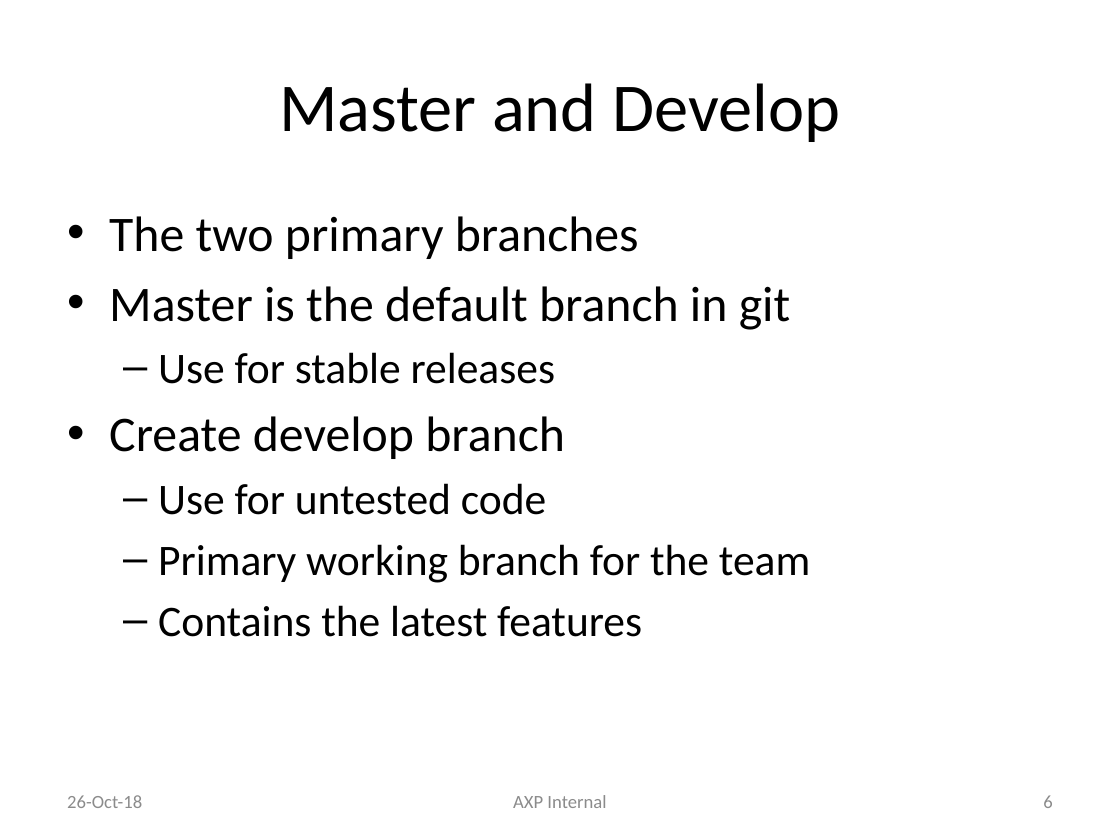
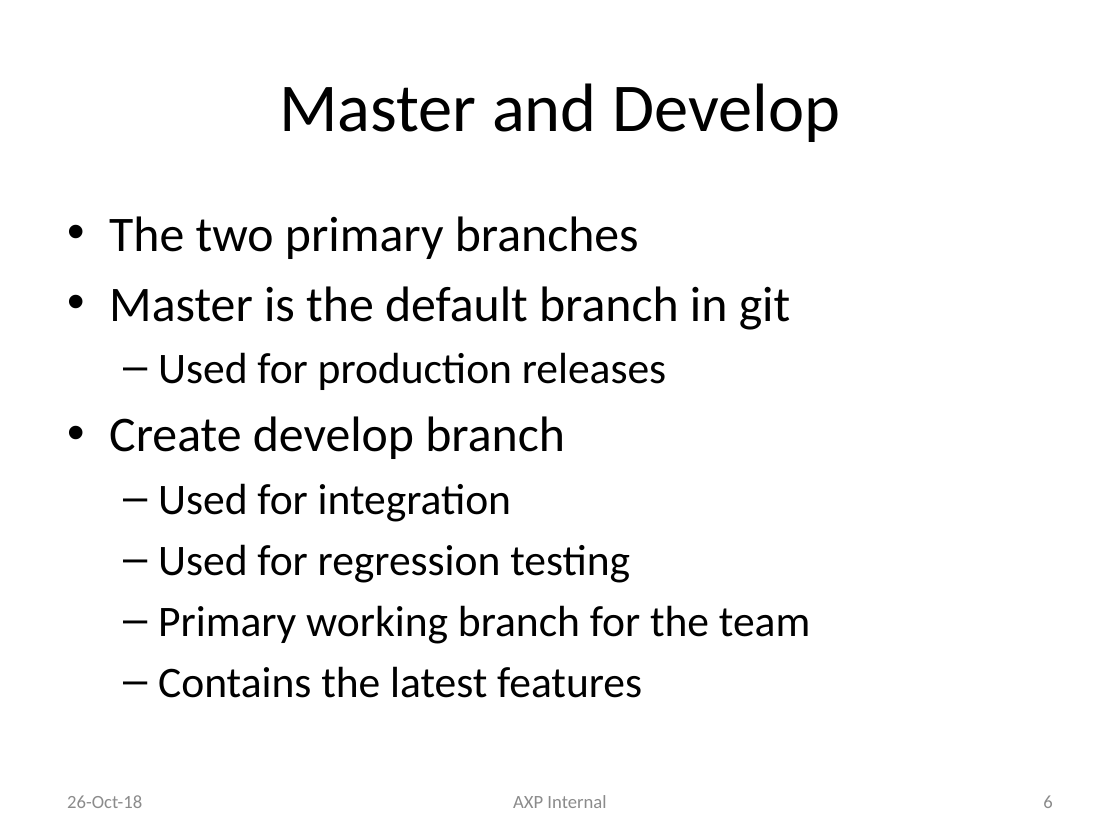
Before and after one commit to liyuan6006/GitStrategies, a slide deck: slide 6 of Branching.pptx. Drawn at 1120x840 pixels with LibreOffice and Linux fonts; fonts in the diff are those of the drawing. Boxes give left, top, right and bottom in pixels: in the first picture for what was removed or moved away, otherwise in the second. Text is boxed around its words. In the diff, an @@ line names an element or a change of style, - is before the commit and + after.

Commit message:
update ppt

```diff
--- a/Branching.pptx
+++ b/Branching.pptx
@@ text at [158, 352, 666, 390]: text changed @@
-  – Use for stable releases
+  – Used for production releases
@@ text at [158, 483, 630, 583]: text changed @@
-  – Use for untested code
+  – Used for integration
+  – Used for regression testing
```
Also in this commit, not shown: 2 other slides changed, 3 slides added.
